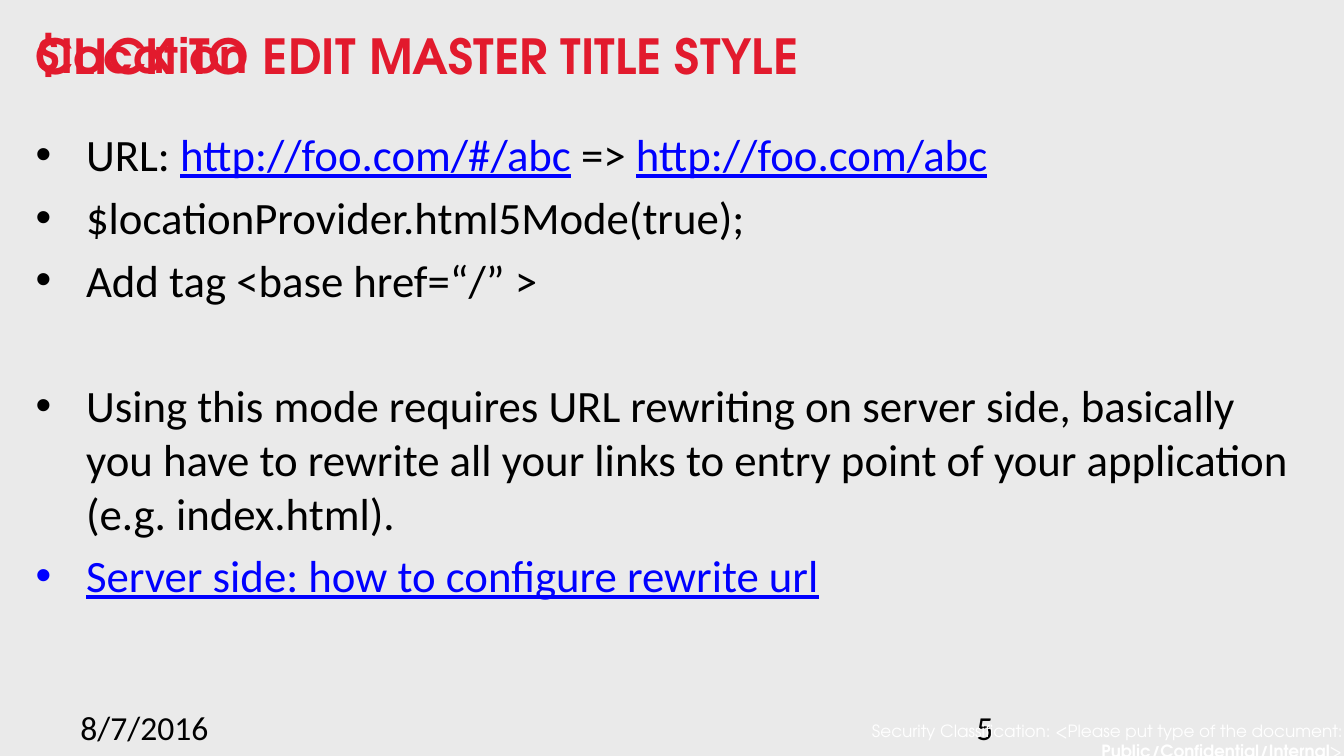
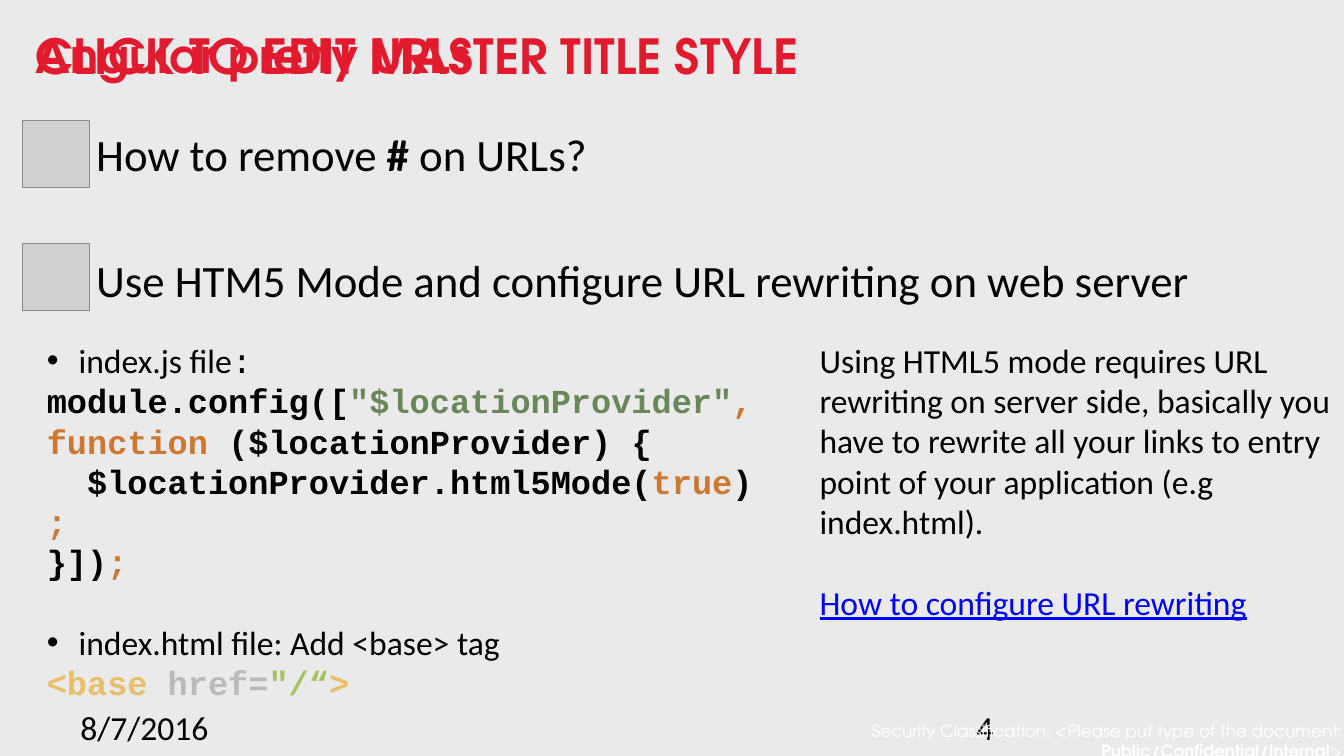
Before and after one commit to nnsan/angular_best_practice, a slide deck: slide 4 of Angular best practice.pptx (slide 5 before the commit). Drawn at 1344x756 pixels with LibreOffice and Linux fonts; fonts in the diff are those of the drawing; grey boxes stand for pictures; background and template pictures are left out. Boxes give left, top, right and bottom in pixels: in the first picture for what was removed or moved away, otherwise in the second. Text is boxed around its words. In the diff, an @@ line names an element or a change of style, - is before the commit and + after.

```diff
--- a/Angular best practice.pptx
+++ b/Angular best practice.pptx
@@ title at [36,37,586,172]: text changed @@
-$location
+Angular pretty URLs
@@ picture added at [23,121,90,188] @@
@@ text at [96,142,1188,305]: text changed @@
-• URL: http://foo.com/#/abc => http://foo.com/abc
-• $locationProvider.html5Mode(true);
-• Add tag <base href=“/” >
-• Using this mode requires URL rewriting on server side, basically you have to rewrite all your links to entry point of your application (e.g. index.html).
-• Server side: how to configure rewrite url
+How to remove # on URLs?
+Use HTM5 Mode and configure URL rewriting on web server
@@ picture added at [23,243,90,310] @@
@@ text added at [47,349,753,696], 18 pt, text #000000, bold @@
+• index.js file:
+module.config(["$locationProvider", function ($locationProvider) {
+$locationProvider.html5Mode(true);
+}]);
+• index.html file: Add <base> tag
+<base href="/“>
@@ text added at [820,349,1330,621], 18 pt, text #000000 @@
+Using HTML5 mode requires URL rewriting on server side, basically you have to rewrite all your links to entry point of your application (e.g index.html).
+How to configure URL rewriting
@@ page number at [976,718,993,740]: text changed @@
-5
+4
```
Also in this commit, not shown: 9 other slides changed, 2 slides removed.
